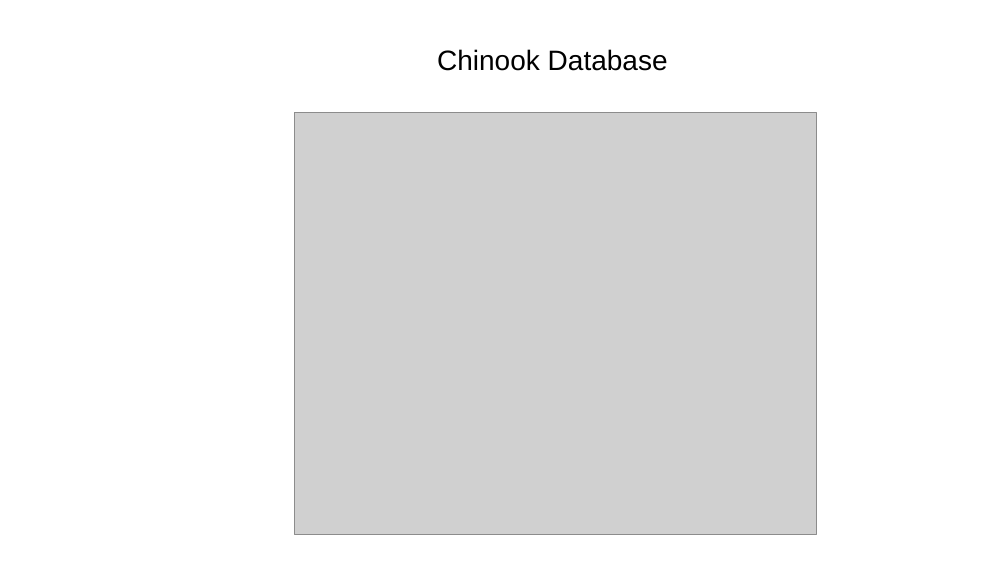
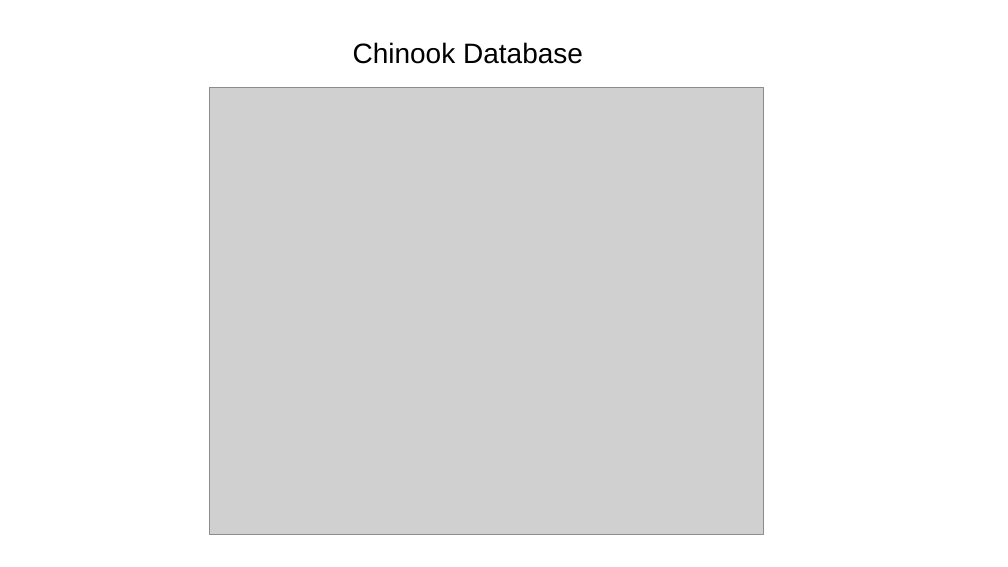
Before and after one commit to jorcus/DFND-Music-SQL-Database, a slide deck: slide 1 of SQL Project.pptx. Drawn at 1008x567 pixels with LibreOffice and Linux fonts; fonts in the diff are those of the drawing; grey boxes stand for pictures. Boxes give left, top, right and bottom in pixels: in the first picture for what was removed or moved away, otherwise in the second. Text is boxed around its words. In the diff, an @@ line names an element or a change of style, - is before the commit and + after.

```diff
--- a/SQL Project.pptx
+++ b/SQL Project.pptx
@@ text "Chinook Database" moved from (x1=437, y1=49, x2=668, y2=71) to (x1=353, y1=42, x2=583, y2=64) @@
@@ picture resized from (x1=294, y1=113, x2=816, y2=534) to (x1=210, y1=88, x2=763, y2=534) @@
```
Also in this commit, not shown: 1 other slide changed, 3 slides added, 3 slides removed, 6 other files.
